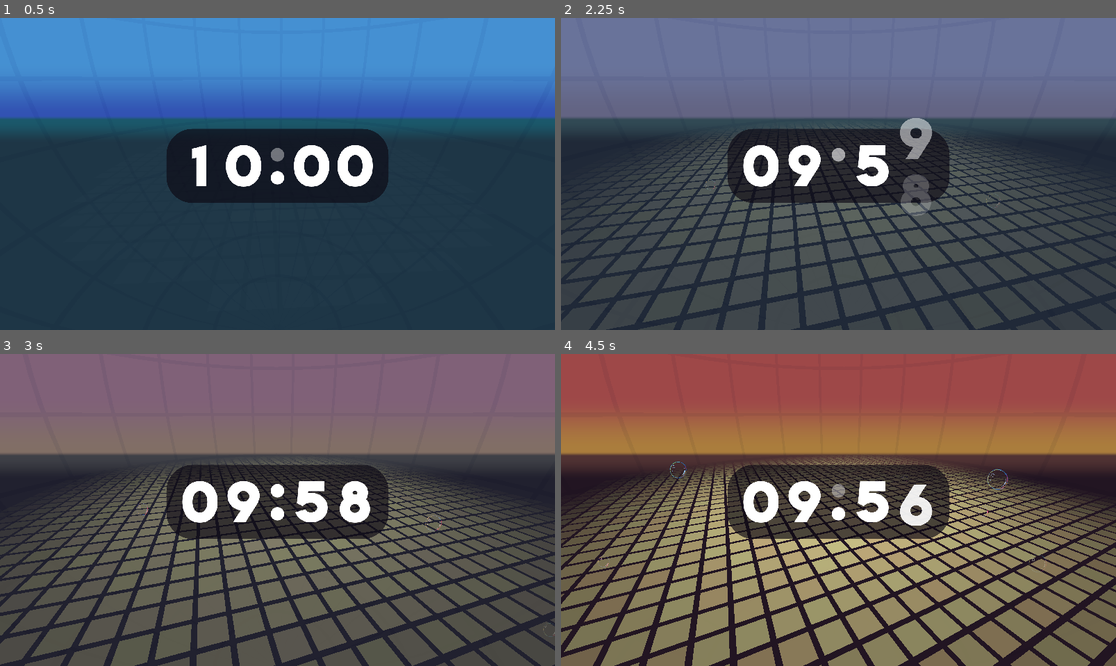
Above: before the commit, frames 1-4 (two rows, left to right).
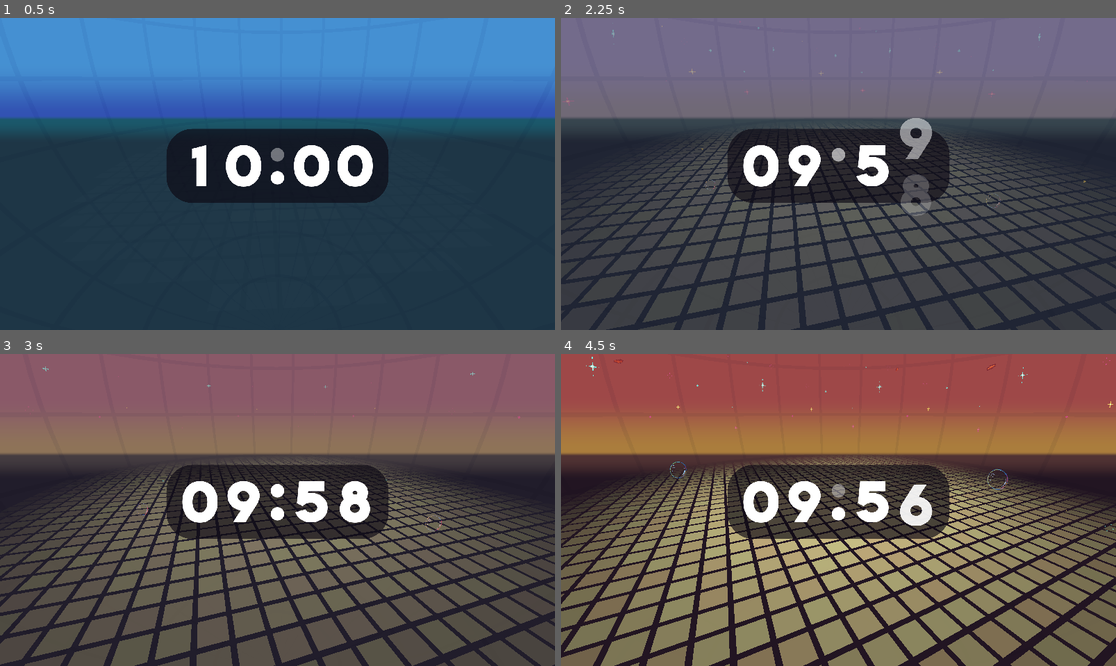
Above: after the commit, the same moments.

Repository: Tralexium/FA2021Countdown
Game: Godot game, scene res://Scenes/Main.tscn
Same seed, same stepped clock (60 frames per second), same inputs: the game is played once before the commit and once after it. Sound files missing from this copy of the repository are replaced by a short silence.
Inputs (mouse positions are in pixels of both pictures, inside the frame that each line leads up to):
- Up to frame 1 (0.5 s): no input
- Up to frame 2 (2.25 s): tap Enter at 0.5 s; move the mouse to (810, 236) at 0.52 s; click (810, 236) at 0.67 s; move the mouse to (1005, 220) at 1.27 s; click (1005, 220) at 1.42 s; move the mouse to (672, 127) at 2.02 s; click (672, 127) at 2.17 s
- Up to frame 3 (3 s): move the mouse to (305, 510) at 2.77 s; click (305, 510) at 2.92 s
- Up to frame 4 (4.5 s): move the mouse to (755, 432) at 3.52 s; click (755, 432) at 3.67 s; move the mouse to (960, 494) at 4.27 s; click (960, 494) at 4.42 s

Frame 1 is identical in both runs. In frame 2, less than 0.1% of the frame differs, in the area x 0-95%, y 0-61%; in frame 3, less than 0.1%; in frame 4, 0.2%, in the area x 4-100%, y 0-70%.

Commit message:
Added meteors, Main scene now switched between particles

Diff:
--- /dev/null
+++ b/Scenes/3D/Meteor.gd
@@ -0,0 +1,23 @@
+extends Sprite3D
+
+export(float) var min_scale := 20.0
+export(float) var max_scale := 30.0
+export(float) var min_speed := 500.0
+export(float) var max_speed := 850.0
+export(Vector3) var direction := Vector3(1, -1, 0)
+
+var speed_with_dir : Vector3
+
+
+func _ready() -> void:
+	min_scale = min(min_scale, max_scale)
+	scale = Vector3.ONE * rand_range(min_scale, max_scale)
+	speed_with_dir = (rand_range(min_speed, max_speed) / scale.length()) * direction.normalized()
+
+
+func _process(delta: float) -> void:
+	translate(speed_with_dir * delta)
+
+
+func _on_Lifetime_timeout() -> void:
+	queue_free()
--- /dev/null
+++ b/Scenes/3D/Meteor.tscn
@@ -0,0 +1,68 @@
+[gd_scene load_steps=11 format=2]
+
+[ext_resource path="res://Assets/meteor.png" type="Texture" id=1]
+[ext_resource path="res://Scenes/3D/Meteor.gd" type="Script" id=2]
+[ext_resource path="res://Assets/star_particle.png" type="Texture" id=3]
+
+[sub_resource type="SpatialMaterial" id=1]
+flags_transparent = true
+flags_unshaded = true
+vertex_color_use_as_albedo = true
+vertex_color_is_srgb = true
+params_blend_mode = 1
+params_billboard_mode = 3
+particles_anim_h_frames = 4
+particles_anim_v_frames = 1
+particles_anim_loop = true
+albedo_texture = ExtResource( 3 )
+
+[sub_resource type="Gradient" id=4]
+offsets = PoolRealArray( 0, 0.292683, 0.426829, 0.97561 )
+colors = PoolColorArray( 1, 1, 1, 1, 0, 1, 0.923828, 1, 0.897461, 0.179688, 1, 1, 1, 0, 0, 0 )
+
+[sub_resource type="GradientTexture" id=5]
+gradient = SubResource( 4 )
+
+[sub_resource type="Curve" id=6]
+_data = [ Vector2( 0, 0.509091 ), 0.0, 0.0, 0, 0, Vector2( 1, 1 ), 0.0, 0.0, 0, 0 ]
+
+[sub_resource type="CurveTexture" id=7]
+width = 100
+curve = SubResource( 6 )
+
+[sub_resource type="ParticlesMaterial" id=2]
+direction = Vector3( -1, 1, 0 )
+spread = 6.0
+gravity = Vector3( 0, 0, 0 )
+initial_velocity = 2.0
+linear_accel = 25.0
+damping = 9.12
+angle = 209.7
+angle_random = 0.41
+scale = 0.1
+scale_random = 0.18
+scale_curve = SubResource( 7 )
+color_ramp = SubResource( 5 )
+anim_speed = 6.0
+anim_offset = 1.0
+anim_offset_random = 1.0
+
+[sub_resource type="QuadMesh" id=3]
+
+[node name="Meteor" type="Sprite3D"]
+texture = ExtResource( 1 )
+script = ExtResource( 2 )
+
+[node name="Lifetime" type="Timer" parent="."]
+wait_time = 4.0
+autostart = true
+
+[node name="Particles" type="Particles" parent="."]
+material_override = SubResource( 1 )
+amount = 100
+preprocess = 0.2
+visibility_aabb = AABB( -14.8005, -14.2118, -4, 29.6011, 28.4235, 8 )
+process_material = SubResource( 2 )
+draw_pass_1 = SubResource( 3 )
+
+[connection signal="timeout" from="Lifetime" to="." method="_on_Lifetime_timeout"]
--- a/Scenes/Main.gd
+++ b/Scenes/Main.gd
@@ -1,5 +1,6 @@
 extends Node
 
+export(bool) var debug := true
 export(float) var min_db := 30.0
 export(float) var min_freq := 0.0
 export(float) var max_freq := 15000.0
@@ -20,6 +21,8 @@
 # Particles shit
 onready var nBubbleParticles : Particles = $"3DWorld/Particles/Bubbles"
 onready var nLeafParticles : Particles = $"3DWorld/Particles/Leafs"
+onready var nMeteorSpawner : Timer = $"3DWorld/Particles/MeteorSpawner"
+var scnMeteor : PackedScene = preload("res://Scenes/3D/Meteor.tscn")
 
 onready var nTween : Tween = $Tween
 onready var nAnimationPlayer : AnimationPlayer = $AnimationPlayer
@@ -37,6 +40,16 @@
 	nTween.start()
 
 
+# DEBUG
+func _unhandled_input(event: InputEvent) -> void:
+	if !debug:
+		return
+
+	if event is InputEventMouseButton:
+		if event.button_index == BUTTON_LEFT and event.pressed:
+			nMusic.stop()
+
+
 func _process(delta: float) -> void:
 	var magnitude : float = spectrum.get_magnitude_for_frequency_range(min_freq, max_freq).length()
 	energy = clamp(((min_db + linear2db(magnitude)) / min_db)*strength, 0, 1)
@@ -51,23 +64,32 @@
 
 
 func _change_color_schemes() -> void:
-	pass
+	match current_track_id:
+		1:
+			min_db = 32.0
+			nBubbleParticles.emitting = false
+			nLeafParticles.emitting = true
+		2:
+			min_db = 34.0
+			nLeafParticles.emitting = false
+			nMeteorSpawner.start(5.0)
+			nAnimationPlayer.play("fade_in_stars")
+
+	nSkyBox.next_color()
+	nDiscoFloor.next_color()
 
 
 func _on_Music_finished() -> void:
 	current_track_id += 1
 	if current_track_id < music_playlist.size():
-		match current_track_id:
-			1:
-				min_db = 32.0
-				# Tween out the bubbles
-				# Tween in the clouds
-			2:
-				min_db = 34.0
-				# Tween out the clouds
-				# Tween in the stars
-
+		_change_color_schemes()
 		nMusic.stream = music_playlist[current_track_id]
 		nMusic.play()
-		nSkyBox.next_color()
-		nDiscoFloor.next_color()
+
+
+func _on_MeteorSpawner_timeout() -> void:
+	randomize()
+	nMeteorSpawner.start(rand_range(0.2, 3.0))
+	var _meteor_inst = scnMeteor.instance()
+	_meteor_inst.translate(Vector3(rand_range(-360.0, 0.0), 150.0, rand_range(-70.0, -20.0)))
+	$"3DWorld/Particles".add_child(_meteor_inst)
--- a/Scenes/Main.tscn
+++ b/Scenes/Main.tscn
@@ -23,7 +23,7 @@
 albedo_texture = ExtResource( 9 )
 
 [sub_resource type="Gradient" id=7]
-offsets = PoolRealArray( 0.140244, 0.323171, 0.481707, 0.701219, 1 )
+offsets = PoolRealArray( 0.0853659, 0.323171, 0.481707, 0.72561, 1 )
 colors = PoolColorArray( 1, 1, 1, 0, 0.890993, 0.345098, 0.937255, 0.776471, 0.222656, 0.526306, 1, 1, 0, 1, 0.8125, 0, 1, 1, 1, 0 )
 
 [sub_resource type="GradientTexture" id=8]
@@ -71,6 +71,14 @@
 particles_anim_loop = true
 albedo_texture = ExtResource( 8 )
 
+[sub_resource type="Gradient" id=17]
+offsets = PoolRealArray( 0.481707, 0.780488, 1 )
+colors = PoolColorArray( 0.937255, 0.345098, 0.820443, 0.776471, 0.996094, 1, 0.999268, 0, 1, 1, 1, 0 )
+
+[sub_resource type="GradientTexture" id=18]
+gradient = SubResource( 17 )
+width = 100
+
 [sub_resource type="ParticlesMaterial" id=16]
 emission_shape = 5
 emission_ring_radius = 110.0
@@ -91,7 +99,7 @@
 scale = 15.0
 scale_random = 0.7
 scale_curve = SubResource( 10 )
-color_ramp = SubResource( 8 )
+color_ramp = SubResource( 18 )
 anim_speed = 14.0
 anim_offset_random = 1.0
 
@@ -102,6 +110,37 @@
 corner_radius_bottom_right = 90
 corner_radius_bottom_left = 90
 corner_detail = 16
+
+[sub_resource type="Animation" id=19]
+length = 0.001
+tracks/0/type = "value"
+tracks/0/path = NodePath("3DWorld/StarSkyboxLayer:material/0:albedo_color")
+tracks/0/interp = 1
+tracks/0/loop_wrap = true
+tracks/0/imported = false
+tracks/0/enabled = true
+tracks/0/keys = {
+"times": PoolRealArray( 0 ),
+"transitions": PoolRealArray( 1 ),
+"update": 0,
+"values": [ Color( 1, 1, 1, 0 ) ]
+}
+
+[sub_resource type="Animation" id=20]
+resource_name = "fade_in_stars"
+length = 3.0
+tracks/0/type = "value"
+tracks/0/path = NodePath("3DWorld/StarSkyboxLayer:material/0:albedo_color")
+tracks/0/interp = 1
+tracks/0/loop_wrap = true
+tracks/0/imported = false
+tracks/0/enabled = true
+tracks/0/keys = {
+"times": PoolRealArray( 0, 3 ),
+"transitions": PoolRealArray( 1, 1 ),
+"update": 0,
+"values": [ Color( 1, 1, 1, 0 ), Color( 1, 1, 1, 1 ) ]
+}
 
 [node name="Main" type="Node"]
 script = ExtResource( 4 )
@@ -151,6 +190,9 @@
 process_material = SubResource( 16 )
 draw_pass_1 = SubResource( 12 )
 
+[node name="MeteorSpawner" type="Timer" parent="3DWorld/Particles"]
+one_shot = true
+
 [node name="InitialTimer" type="Control" parent="."]
 margin_left = 576.0
 margin_top = 384.0
@@ -179,5 +221,8 @@
 [node name="Tween" type="Tween" parent="."]
 
 [node name="AnimationPlayer" type="AnimationPlayer" parent="."]
-
+anims/RESET = SubResource( 19 )
+anims/fade_in_stars = SubResource( 20 )
+
+[connection signal="timeout" from="3DWorld/Particles/MeteorSpawner" to="." method="_on_MeteorSpawner_timeout"]
 [connection signal="finished" from="Music" to="." method="_on_Music_finished"]
Binary file added: Assets/meteor.png
Not shown, added: Assets/meteor.png.import
Binary file added: Assets/star_particle.png
Not shown, added: Assets/star_particle.png.import
Not shown: 1 places in Scenes/Main.tscn that only renumber resources
